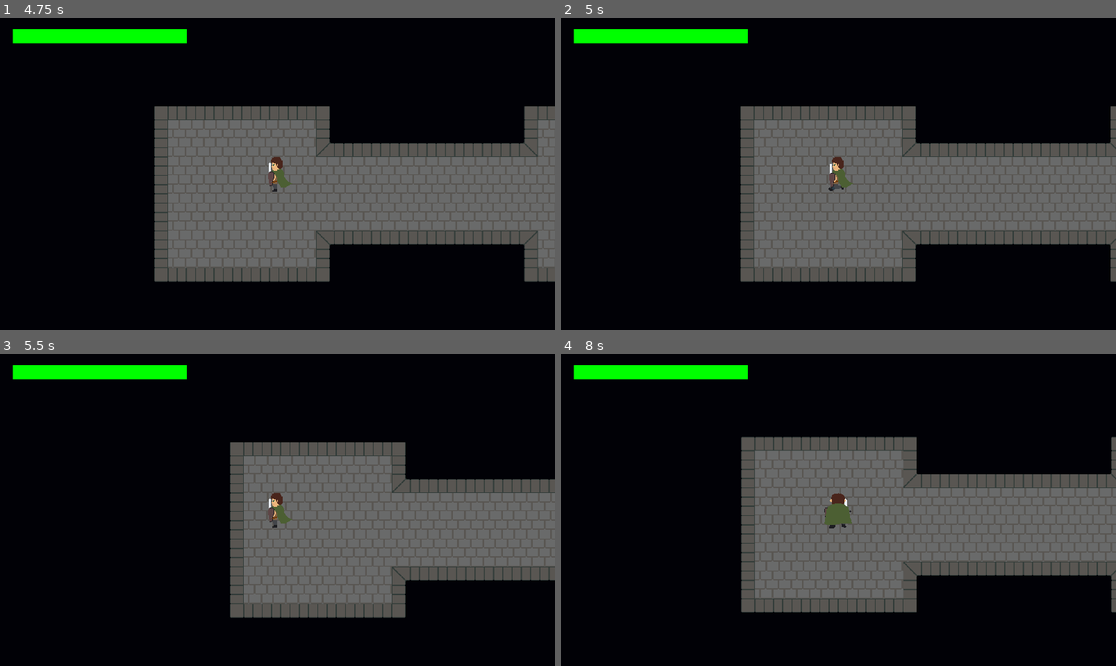
Above: before the commit, frames 1-4 (two rows, left to right).
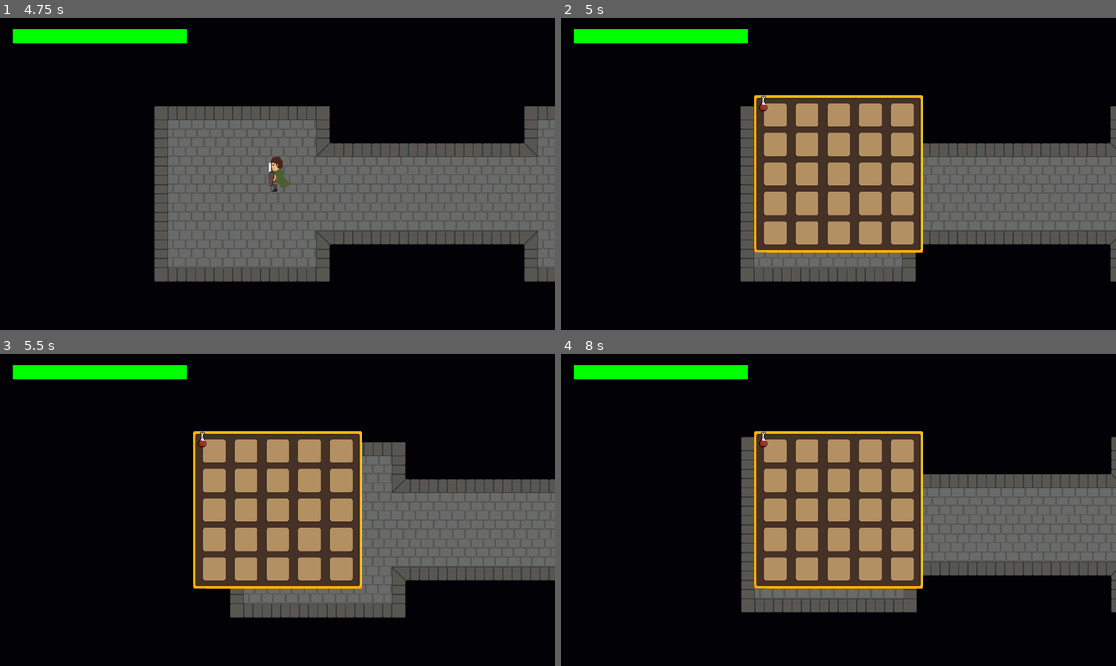
Above: after the commit, the same moments.

Repository: Theodore-Rett/night-quest
Game: Godot game, scene res://Scenes/World/Screens/StartScreen.tscn
Same seed, same stepped clock (60 frames per second), same inputs: the game is played once before the commit and once after it.
Inputs (mouse positions are in pixels of both pictures, inside the frame that each line leads up to):
- Up to frame 1 (4.75 s): click "Start" at 0.5 s; tap Enter at 1.25 s; move the mouse to (399, 158) at 1.27 s; hold D (ui_right) 1.28-2.03 s; click (399, 158) at 1.35 s; move the mouse to (166, 189) at 2.02 s; hold S (ui_down) 2.03-2.78 s; tap E (object_interaction) at 2.1, 3.6 s; move the mouse to (333, 105) at 2.77 s; hold D (ui_right) 2.78-3.53 s; click (333, 105) at 2.85 s; tap Space at 3.5 s; move the mouse to (249, 236) at 3.52 s; hold W (ui_up) 3.53-4.28 s; move the mouse to (444, 220) at 4.27 s; hold A (ui_left) from 4.28 s (still down); click (444, 220) at 4.35 s
- Up to frame 2 (5 s): keep holding A (ui_left); tap I (open_inventory) at 4.9 s
- Up to frame 3 (5.5 s): keep holding A (ui_left); move the mouse to (111, 463) at 5.02 s; tap E (object_interaction) at 5.1 s
- Up to frame 4 (8 s): move the mouse to (866, 510) at 5.77 s; release A (ui_left) at 5.78 s; hold S (ui_down) 5.78-6.53 s; click (866, 510) at 5.85 s; move the mouse to (755, 432) at 6.52 s; hold D (ui_right) 6.53-7.28 s; tap E (object_interaction) at 6.6 s; move the mouse to (960, 494) at 7.27 s; hold W (ui_up) from 7.28 s (still down); click (960, 494) at 7.35 s

Frame 1 is identical in both runs. In frame 2, 15% of the frame differs, in the area x 34-66%, y 24-76%; in frame 3, 15%; in frame 4, 15%.

Commit message:
Copilot CLI session 36fcb51e-9551-4930-86d8-e35b6d03503c changes

Diff:
--- /dev/null
+++ b/Resources/Inventory Items/potion_health.tres
@@ -0,0 +1,10 @@
+[gd_resource type="Resource" script_class="InventoryItem" format=3 uid="uid://2r3pe3h11qvv"]
+
+[ext_resource type="Script" uid="uid://buqqhusuiqho3" path="res://Scripts/Objects/inventory_item.gd" id="1_pevtw"]
+[ext_resource type="Texture2D" uid="uid://y5rxn60q0qmc" path="res://Assets/Objects/Potions/Health/health_potion.png" id="2_ewagl"]
+
+[resource]
+script = ExtResource("1_pevtw")
+name = "healthPotion"
+texture = ExtResource("2_ewagl")
+metadata/_custom_type_script = "uid://buqqhusuiqho3"
--- /dev/null
+++ b/Resources/inventory_player.tres
@@ -0,0 +1,10 @@
+[gd_resource type="Resource" script_class="Inventory" format=3 uid="uid://ut86n8c87iy"]
+
+[ext_resource type="Script" uid="uid://buqqhusuiqho3" path="res://Scripts/Objects/inventory_item.gd" id="1_j1o2x"]
+[ext_resource type="Resource" uid="uid://2r3pe3h11qvv" path="res://Resources/Inventory Items/potion_health.tres" id="2_uvt3s"]
+[ext_resource type="Script" uid="uid://cvsd0lk4a4mx1" path="res://Scripts/Objects/inventory.gd" id="3_413h0"]
+
+[resource]
+script = ExtResource("3_413h0")
+items = Array[ExtResource("1_j1o2x")]([ExtResource("2_uvt3s"), null, null, null, null, null, null, null, null, null, null, null, null, null, null, null, null, null, null, null, null, null, null, null, null])
+metadata/_custom_type_script = "uid://cvsd0lk4a4mx1"
--- a/Scenes/Entity/Player/player.tscn
+++ b/Scenes/Entity/Player/player.tscn
@@ -1,8 +1,10 @@
 [gd_scene format=3 uid="uid://bxke47p8qi45f"]
 
 [ext_resource type="Script" uid="uid://ell5iko0uq7n" path="res://Scripts/Entity/Player/player.gd" id="1_r7cw0"]
+[ext_resource type="Resource" uid="uid://ut86n8c87iy" path="res://Resources/inventory_player.tres" id="2_10twy"]
 [ext_resource type="Texture2D" uid="uid://mlw1cho8gwa" path="res://Assets/Entity/Player/Stage One/PlayerStage1-Sheet.png" id="2_i3pqv"]
 [ext_resource type="PackedScene" uid="uid://bfcf7wudmwlqh" path="res://Scenes/Entity/Player/PlayerOverlay.tscn" id="3_dkpq6"]
+[ext_resource type="PackedScene" uid="uid://bhu666l2hvjdy" path="res://Scenes/World/Screens/Inventory.tscn" id="5_m6mwm"]
 
 [sub_resource type="RectangleShape2D" id="RectangleShape2D_dkpq6"]
 size = Vector2(24, 47)
@@ -335,6 +337,7 @@
 [node name="player" type="CharacterBody2D" unique_id=1447076658]
 script = ExtResource("1_r7cw0")
 speed = 200.0
+inv = ExtResource("2_10twy")
 
 [node name="Sprite2D" type="Sprite2D" parent="." unique_id=1371667220]
 position = Vector2(-1, 0)
@@ -357,3 +360,9 @@
 parameters/Walk/blend_position = Vector2(0, 1.5)
 
 [node name="PlayerOverlay" parent="." unique_id=769711437 instance=ExtResource("3_dkpq6")]
+
+[node name="Inventory" parent="." unique_id=1693996462 instance=ExtResource("5_m6mwm")]
+offset_left = -146.0
+offset_top = -136.0
+offset_right = 146.0
+offset_bottom = 136.0
--- a/Scenes/World/Screens/Inventory.tscn
+++ b/Scenes/World/Screens/Inventory.tscn
@@ -1,44 +1,119 @@
 [gd_scene format=3 uid="uid://bhu666l2hvjdy"]
 
-[ext_resource type="Texture2D" uid="uid://58xgqsee2d14" path="res://Assets/World/Screens/Inventory.png" id="1_3425d"]
-[ext_resource type="FontFile" uid="uid://bqe01o35ssbbm" path="res://Assets/Fonts/Jacquard_24/Jacquard24-Regular.ttf" id="2_gmbn6"]
-[ext_resource type="Texture2D" uid="uid://mlw1cho8gwa" path="res://Assets/Entity/Player/Stage One/PlayerStage1-Sheet.png" id="3_fp6ph"]
+[ext_resource type="Script" uid="uid://dq3fc6aiwt226" path="res://Scripts/World/Screens/inventory_ui.gd" id="1_mruln"]
+[ext_resource type="Texture2D" uid="uid://bsunj4t5m55vq" path="res://Assets/World/Screens/Inventory-background.png" id="2_cix24"]
+[ext_resource type="PackedScene" uid="uid://dkhw4ifdbphd3" path="res://Scenes/World/Screens/inventory_ui_slot.tscn" id="3_i8tii"]
 
-[node name="Inventory" type="Control" node_paths=PackedStringArray()]
+[node name="Inventory" type="Control" unique_id=1693996462]
+custom_minimum_size = Vector2(292, 272)
 layout_mode = 3
 anchors_preset = 15
 anchor_right = 1.0
 anchor_bottom = 1.0
+offset_right = -1628.0
+offset_bottom = -808.0
 grow_horizontal = 2
 grow_vertical = 2
+script = ExtResource("1_mruln")
 
-[node name="TextureRect" type="TextureRect" parent="."]
+[node name="NinePatchRect" type="NinePatchRect" parent="." unique_id=437302686]
 layout_mode = 0
-offset_right = 1920.0
-offset_bottom = 1080.0
-texture = ExtResource("1_3425d")
+offset_right = 292.0
+offset_bottom = 272.0
+texture = ExtResource("2_cix24")
+patch_margin_left = 10
+patch_margin_top = 10
+patch_margin_right = 10
+patch_margin_bottom = 10
 
-[node name="Money_Amount" type="Label" parent="TextureRect"]
-layout_mode = 0
-offset_left = 1092.0
-offset_top = 120.0
-offset_right = 1799.0
-offset_bottom = 312.0
-theme_override_fonts/font = ExtResource("2_gmbn6")
-theme_override_font_sizes/font_size = 150
-text = "$ 1,000,000,000"
-vertical_alignment = 1
+[node name="GridContainer" type="GridContainer" parent="NinePatchRect" unique_id=468382066]
+layout_mode = 1
+anchors_preset = 8
+anchor_left = 0.5
+anchor_top = 0.5
+anchor_right = 0.5
+anchor_bottom = 0.5
+offset_left = -108.0
+offset_top = -110.5
+offset_right = 108.0
+offset_bottom = 110.5
+grow_horizontal = 2
+grow_vertical = 2
+theme_override_constants/h_separation = 15
+theme_override_constants/v_separation = 10
+columns = 5
 
-[node name="Sprite2D" type="Sprite2D" parent="."]
-position = Vector2(459, 541)
-scale = Vector2(10.6640625, 10.6640625)
-texture = ExtResource("3_fp6ph")
-hframes = 8
-vframes = 4
+[node name="Inventory_UI_slot1" parent="NinePatchRect/GridContainer" unique_id=1515725722 instance=ExtResource("3_i8tii")]
+layout_mode = 2
 
-[node name="Exit_Button" type="Button" parent="."]
-layout_mode = 0
-offset_left = 1824.0
-offset_top = 11.0
-offset_right = 1908.0
-offset_bottom = 96.0
+[node name="Inventory_UI_slot2" parent="NinePatchRect/GridContainer" unique_id=1000293870 instance=ExtResource("3_i8tii")]
+layout_mode = 2
+
+[node name="Inventory_UI_slot3" parent="NinePatchRect/GridContainer" unique_id=793603405 instance=ExtResource("3_i8tii")]
+layout_mode = 2
+
+[node name="Inventory_UI_slot4" parent="NinePatchRect/GridContainer" unique_id=595675873 instance=ExtResource("3_i8tii")]
+layout_mode = 2
+
+[node name="Inventory_UI_slot5" parent="NinePatchRect/GridContainer" unique_id=115857049 instance=ExtResource("3_i8tii")]
+layout_mode = 2
+
+[node name="Inventory_UI_slot6" parent="NinePatchRect/GridContainer" unique_id=237070508 instance=ExtResource("3_i8tii")]
+layout_mode = 2
+
+[node name="Inventory_UI_slot7" parent="NinePatchRect/GridContainer" unique_id=2040263007 instance=ExtResource("3_i8tii")]
+layout_mode = 2
+
+[node name="Inventory_UI_slot8" parent="NinePatchRect/GridContainer" unique_id=1132378507 instance=ExtResource("3_i8tii")]
+layout_mode = 2
+
+[node name="Inventory_UI_slot9" parent="NinePatchRect/GridContainer" unique_id=808232200 instance=ExtResource("3_i8tii")]
+layout_mode = 2
+
+[node name="Inventory_UI_slot10" parent="NinePatchRect/GridContainer" unique_id=732362310 instance=ExtResource("3_i8tii")]
+layout_mode = 2
+
+[node name="Inventory_UI_slot11" parent="NinePatchRect/GridContainer" unique_id=1964284046 instance=ExtResource("3_i8tii")]
+layout_mode = 2
+
+[node name="Inventory_UI_slot12" parent="NinePatchRect/GridContainer" unique_id=1457020748 instance=ExtResource("3_i8tii")]
+layout_mode = 2
+
+[node name="Inventory_UI_slot13" parent="NinePatchRect/GridContainer" unique_id=455351449 instance=ExtResource("3_i8tii")]
+layout_mode = 2
+
+[node name="Inventory_UI_slot14" parent="NinePatchRect/GridContainer" unique_id=984126016 instance=ExtResource("3_i8tii")]
+layout_mode = 2
+
+[node name="Inventory_UI_slot15" parent="NinePatchRect/GridContainer" unique_id=532980011 instance=ExtResource("3_i8tii")]
+layout_mode = 2
+
+[node name="Inventory_UI_slot16" parent="NinePatchRect/GridContainer" unique_id=1392538037 instance=ExtResource("3_i8tii")]
+layout_mode = 2
+
+[node name="Inventory_UI_slot17" parent="NinePatchRect/GridContainer" unique_id=1318625244 instance=ExtResource("3_i8tii")]
+layout_mode = 2
+
+[node name="Inventory_UI_slot18" parent="NinePatchRect/GridContainer" unique_id=1249827606 instance=ExtResource("3_i8tii")]
+layout_mode = 2
+
+[node name="Inventory_UI_slot19" parent="NinePatchRect/GridContainer" unique_id=493711763 instance=ExtResource("3_i8tii")]
+layout_mode = 2
+
+[node name="Inventory_UI_slot20" parent="NinePatchRect/GridContainer" unique_id=350141743 instance=ExtResource("3_i8tii")]
+layout_mode = 2
+
+[node name="Inventory_UI_slot21" parent="NinePatchRect/GridContainer" unique_id=722533241 instance=ExtResource("3_i8tii")]
+layout_mode = 2
+
+[node name="Inventory_UI_slot22" parent="NinePatchRect/GridContainer" unique_id=1923649626 instance=ExtResource("3_i8tii")]
+layout_mode = 2
+
+[node name="Inventory_UI_slot23" parent="NinePatchRect/GridContainer" unique_id=368777556 instance=ExtResource("3_i8tii")]
+layout_mode = 2
+
+[node name="Inventory_UI_slot24" parent="NinePatchRect/GridContainer" unique_id=220723835 instance=ExtResource("3_i8tii")]
+layout_mode = 2
+
+[node name="Inventory_UI_slot25" parent="NinePatchRect/GridContainer" unique_id=1135482369 instance=ExtResource("3_i8tii")]
+layout_mode = 2
--- /dev/null
+++ b/Scenes/World/Screens/inventory_ui_slot.tscn
@@ -0,0 +1,18 @@
+[gd_scene format=3 uid="uid://dkhw4ifdbphd3"]
+
+[ext_resource type="Texture2D" uid="uid://dub6tpc7s7chx" path="res://Assets/World/Screens/Inventory-box.png" id="1_3m56i"]
+[ext_resource type="Script" uid="uid://job68lgm52rl" path="res://Scripts/World/Screens/inventory_ui_slot.gd" id="1_hucfo"]
+
+[node name="Inventory_UI_slot" type="Panel" unique_id=1515725722]
+self_modulate = Color(1, 1, 1, 0)
+custom_minimum_size = Vector2(40, 41)
+offset_right = 40.0
+offset_bottom = 41.0
+script = ExtResource("1_hucfo")
+
+[node name="Sprite2D" type="Sprite2D" parent="." unique_id=1240525846]
+position = Vector2(-24, -24)
+texture = ExtResource("1_3m56i")
+centered = false
+
+[node name="item_display" type="Sprite2D" parent="." unique_id=1379382710]
--- a/Scripts/Entity/Player/player.gd
+++ b/Scripts/Entity/Player/player.gd
@@ -6,6 +6,7 @@
 @export var current_health : int = 50
 @export var attack_range : float = 80.0
 @export var attack_damage : int = 10
+@export var inv: Inventory
 
 @onready var animation_tree = $AnimationTree
 @onready var state_machine = animation_tree.get("parameters/playback")
--- a/Scripts/Objects/chest.gd
+++ b/Scripts/Objects/chest.gd
@@ -56,9 +56,34 @@
 	if open_animation:
 		open_duration = open_animation.length
 	await get_tree().create_timer(open_duration).timeout
+
+	_transfer_loot_to_player()
+
 	chest_state = CHEST_STATE.LOOTED
 	is_opening = false
 	_update_prompt_visibility()
+
+
+func _transfer_loot_to_player() -> void:
+	if player == null or not is_instance_valid(player):
+		return
+
+	if not player.has_meta("inv") and player.inv == null:
+		return
+
+	var loot_item := InventoryItem.new()
+	loot_item.name = "%s x%d" % [_get_loot_type_name(), loot_amount]
+	loot_item.texture = null
+
+	player.inv.items.append(loot_item)
+
+
+func _get_loot_type_name() -> String:
+	match loot_type:
+		LOOT_TYPE.GOLD:
+			return "Gold"
+		_:
+			return "Unknown"
 
 
 func _update_prompt_visibility() -> void:
--- /dev/null
+++ b/Scripts/Objects/inventory.gd
@@ -0,0 +1,5 @@
+extends Resource
+
+class_name Inventory
+
+@export var items: Array[InventoryItem]
--- /dev/null
+++ b/Scripts/Objects/inventory_item.gd
@@ -0,0 +1,6 @@
+extends Resource
+
+class_name InventoryItem
+
+@export var name: String = ""
+@export var texture: Texture2D
--- /dev/null
+++ b/Scripts/World/Screens/inventory_ui.gd
@@ -0,0 +1,29 @@
+extends Control
+
+@onready var inv: Inventory = preload("res://Resources/inventory_player.tres")
+@onready var slots: Array = $NinePatchRect/GridContainer.get_children()
+
+var is_open = false
+
+func _ready():
+	update_slots()
+	close()
+
+func update_slots():
+	for i in range(min(inv.items.size(), slots.size())):
+		slots[i].update(inv.items[i])
+
+func _process(delta):
+	if Input.is_action_just_pressed("open_inventory"):
+		if is_open:
+			close()
+		else:
+			open()
+
+func open():
+	visible = true
+	is_open = true
+
+func close():
+	visible = false
+	is_open = false
--- /dev/null
+++ b/Scripts/World/Screens/inventory_ui_slot.gd
@@ -0,0 +1,10 @@
+extends Panel
+
+@onready var item_visual: Sprite2D = $item_display
+
+func update(item: InventoryItem):
+	if !item:
+		item_visual.visible = false
+	else:
+		item_visual.visible = true
+		item_visual.texture = item.texture
Binary file added: Assets/Objects/Potions/Health/health_potion.aseprite
Binary file added: Assets/Objects/Potions/Health/health_potion.png
Not shown, added: Assets/Objects/Potions/Health/health_potion.png.import
Binary file added: Assets/World/Screens/Inventory-background.png
Not shown, changed: Assets/World/Screens/Inventory-background.png.import
Binary file added: Assets/World/Screens/Inventory-box.png
Not shown, added: Assets/World/Screens/Inventory-box.png.import
Binary file changed: Assets/World/Screens/Inventory.aseprite
Renamed: Assets/World/Screens/Inventory.png -> Assets/World/Screens/Old-Inventory.png
Not shown, added: Assets/World/Screens/Old-Inventory.png.import
Not shown, added: Scripts/Objects/inventory.gd.uid
Not shown, added: Scripts/Objects/inventory_item.gd.uid
(and 2 more such lines)
